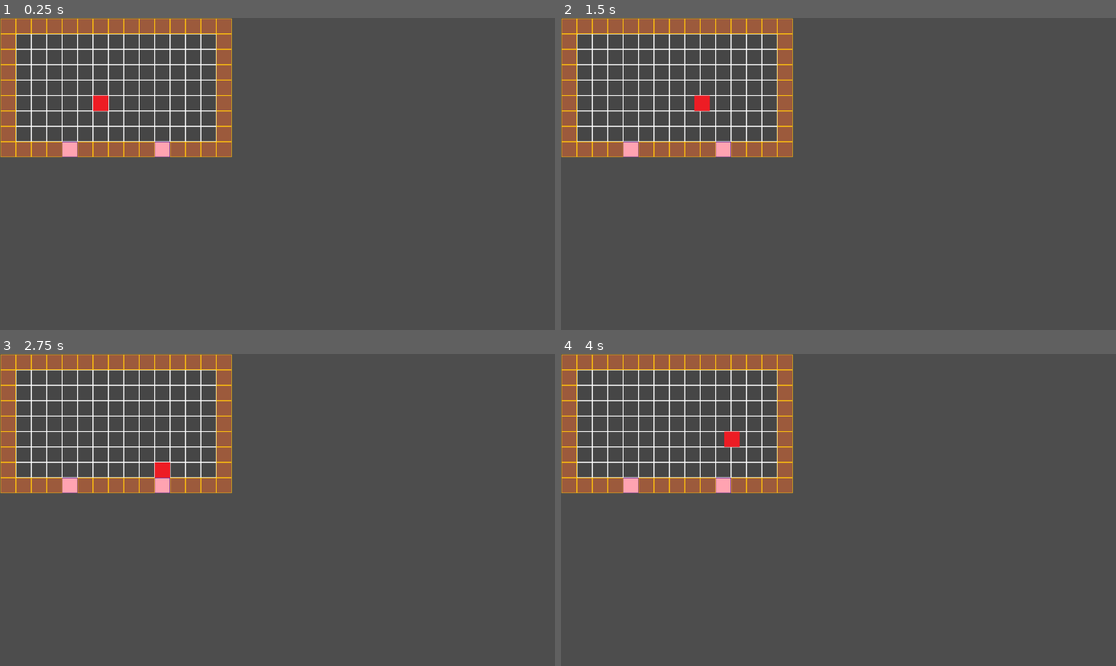
Above: before the commit, frames 1-4 (two rows, left to right).
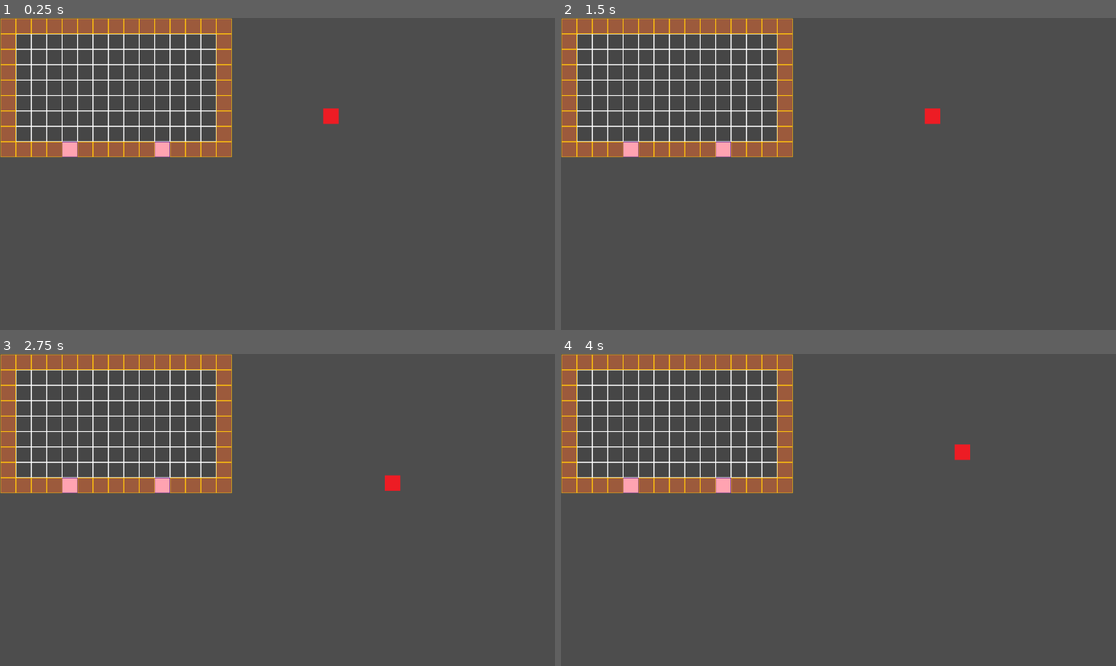
Above: after the commit, the same moments.

Repository: Tramar1/pkmncopia
Game: Godot game, scene res://overworld/telas_teste/teste_trocar_cena.tscn
Same seed, same stepped clock (60 frames per second), same inputs: the game is played once before the commit and once after it. This scene is started directly instead of the project's main scene.
Inputs:
- Up to frame 1 (0.25 s): no input
- Up to frame 2 (1.5 s): tap Enter at 0.5 s; hold D (DireitaQWERTY) 0.53-1.28 s; hold S (BaixoQWERTY) from 1.28 s (still down)
- Up to frame 3 (2.75 s): release S (BaixoQWERTY) at 2.03 s; hold D (DireitaQWERTY) from 2.03 s (still down)
- Up to frame 4 (4 s): release D (DireitaQWERTY) at 2.78 s; hold W (CimaQWERTY) 2.78-3.53 s; hold A (EsquerdaQWERTY) from 3.53 s (still down)

The runs differ from the first frame. In frame 1, 0.3% of the frame differs, in the area x 16-62%, y 24-35%; in frame 2, 0.3%, in the area x 24-69%, y 24-35%; in frame 3, 0.3%; in frame 4, 0.3%.

Commit message:
Troca de telas FUNCIONANDO
VENCEMO PORRAAAAAAAAA

Diff:
--- a/globais/navigation_manager.gd
+++ b/globais/navigation_manager.gd
@@ -1,9 +1,13 @@
 extends Node
 #varaiveis pra usar as variaveis de teleporte
 var telaSeguinte
+var ativarPos = false
+var posPlayer: Vector2
 
-func mudar_cena(telaSeguinte):
+func mudar_cena(telaSeguinte, posPlayer):
 	#dando os valores pras variaveis daqui
-	telaSeguinte = telaSeguinte
+	self.telaSeguinte = telaSeguinte
+	ativarPos = true
+	self.posPlayer = posPlayer
 	#mudando a cena
-	get_tree().change_scene_to_file(telaSeguinte)
+	get_tree().call_deferred("change_scene_to_file", telaSeguinte)
--- a/overworld/funcionalidades/teleporte.gd
+++ b/overworld/funcionalidades/teleporte.gd
@@ -1,7 +1,8 @@
 extends Area2D
 
 @export var telaSeguinte = "caminho da tela"
+@export var posPlayer: Vector2
 
 func _on_body_entered(body) -> void:
 	if body is Player:
-		NavigationManager.mudar_cena(telaSeguinte)
+		NavigationManager.mudar_cena(telaSeguinte, posPlayer)
--- a/overworld/funcionalidades/teleporte.tscn
+++ b/overworld/funcionalidades/teleporte.tscn
@@ -1,16 +1,10 @@
-[gd_scene load_steps=3 format=3 uid="uid://dgcnno3lttf8y"]
+[gd_scene load_steps=2 format=3 uid="uid://dgcnno3lttf8y"]
 
 [ext_resource type="Script" uid="uid://b4qpuml22lygu" path="res://overworld/funcionalidades/teleporte.gd" id="1_5j23v"]
-
-[sub_resource type="RectangleShape2D" id="RectangleShape2D_loovs"]
-size = Vector2(30, 30)
 
 [node name="teleporte" type="Area2D"]
 collision_layer = 2
 collision_mask = 2
 script = ExtResource("1_5j23v")
 
-[node name="CollisionShape2D" type="CollisionShape2D" parent="."]
-shape = SubResource("RectangleShape2D_loovs")
-
 [connection signal="body_entered" from="." to="." method="_on_body_entered"]
--- a/overworld/personagens/player.gd
+++ b/overworld/personagens/player.gd
@@ -4,6 +4,11 @@
 var input_dir
 var tile_size = 32
 var moving = false
+
+func _ready() -> void:
+	if NavigationManager.ativarPos:
+		global_position = NavigationManager.posPlayer
+		NavigationManager.ativarPos = false
 
 func _physics_process(delta: float) -> void:
 	input_dir = Vector2.ZERO
--- a/overworld/telas_teste/teste_grid_movement.tscn
+++ b/overworld/telas_teste/teste_grid_movement.tscn
@@ -33,6 +33,12 @@
 sources/2 = SubResource("TileSetAtlasSource_n3236")
 sources/1 = SubResource("TileSetAtlasSource_xbxx2")
 
+[sub_resource type="RectangleShape2D" id="RectangleShape2D_l1cqw"]
+size = Vector2(30, 30)
+
+[sub_resource type="RectangleShape2D" id="RectangleShape2D_cywwt"]
+size = Vector2(30, 30)
+
 [node name="mundo" type="Node2D"]
 script = SubResource("GDScript_n3236")
 
@@ -49,7 +55,15 @@
 [node name="porta1" parent="portas" instance=ExtResource("5_0ptff")]
 position = Vector2(144, 272)
 telaSeguinte = "res://overworld/telas_teste/teste_trocar_cena.tscn"
+posPlayer = Vector2(145, 241)
+
+[node name="CollisionShape2D" type="CollisionShape2D" parent="portas/porta1"]
+shape = SubResource("RectangleShape2D_l1cqw")
 
 [node name="porta2" parent="portas" instance=ExtResource("5_0ptff")]
 position = Vector2(336, 272)
 telaSeguinte = "res://overworld/telas_teste/teste_trocar_cena.tscn"
+posPlayer = Vector2(337, 241)
+
+[node name="CollisionShape2D" type="CollisionShape2D" parent="portas/porta2"]
+shape = SubResource("RectangleShape2D_cywwt")
--- a/overworld/telas_teste/teste_trocar_cena.tscn
+++ b/overworld/telas_teste/teste_trocar_cena.tscn
@@ -29,6 +29,12 @@
 sources/3 = SubResource("TileSetAtlasSource_85tq6")
 sources/4 = SubResource("TileSetAtlasSource_h3oka")
 
+[sub_resource type="RectangleShape2D" id="RectangleShape2D_kcxvl"]
+size = Vector2(30, 30)
+
+[sub_resource type="RectangleShape2D" id="RectangleShape2D_wmrnm"]
+size = Vector2(30, 30)
+
 [node name="casa" type="Node2D"]
 
 [node name="TileMap" type="TileMap" parent="."]
@@ -38,14 +44,22 @@
 layer_0/tile_data = PackedInt32Array(0, 2, 0, 65536, 2, 0, 131072, 2, 0, 196608, 2, 0, 262144, 2, 0, 327680, 2, 0, 3932 …(1722 unchanged characters)…
 
 [node name="player" parent="." instance=ExtResource("4_1uuaa")]
-position = Vector2(209, 177)
+position = Vector2(687, 204)
 
 [node name="portas" type="Node2D" parent="."]
 
 [node name="porta1" parent="portas" instance=ExtResource("5_kcxvl")]
 position = Vector2(145, 273)
 telaSeguinte = "res://overworld/telas_teste/teste_grid_movement.tscn"
+posPlayer = Vector2(144, 304)
+
+[node name="CollisionShape2D" type="CollisionShape2D" parent="portas/porta1"]
+shape = SubResource("RectangleShape2D_kcxvl")
 
 [node name="porta2" parent="portas" instance=ExtResource("5_kcxvl")]
 position = Vector2(337, 273)
 telaSeguinte = "res://overworld/telas_teste/teste_grid_movement.tscn"
+posPlayer = Vector2(336, 304)
+
+[node name="CollisionShape2D" type="CollisionShape2D" parent="portas/porta2"]
+shape = SubResource("RectangleShape2D_wmrnm")
Not shown: 1 places in overworld/telas_teste/teste_grid_movement.tscn that only renumber resources
Not shown: 1 places in overworld/telas_teste/teste_trocar_cena.tscn that only renumber resources
